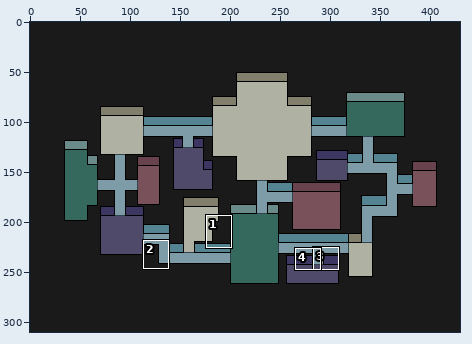
Sprite sheet, stored at client/public/amidstOurselvesAssets/map1.png. Above, an overview of the earlier version with the close-up marked.
Close-up. The starting point:
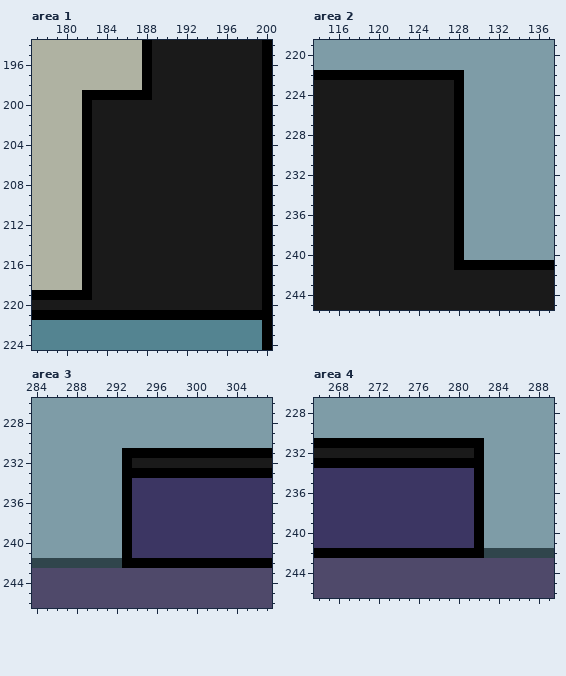
The file is 430x310 pixels. Shown: area 1: x 177..200, y 194..224; area 2: x 114..137, y 219..245; area 3: x 284..307, y 226..246; area 4: x 266..289, y 227..246. The commit also changed other parts of the picture, which this record leaves out.
The result:
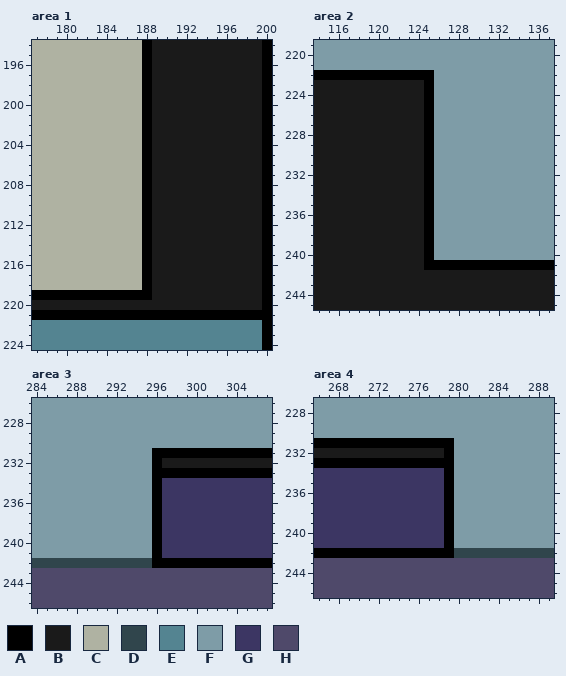
Palette (. is transparent): A #000000  B #1a1a1a  C #afb2a2  D #30454c  E #548491  F #7e9ca7  G #3c3663  H #4f496a
The edit:
Area 1:
The author changed colour B to colour A in rows 200 to 218 at x 188; in row 219 at x 183 to 188.
The author changed colour A to colour C in row 199 at x 182 to 187; in rows 200 to 218 at x 182.
The author changed colour B to colour C in rows 200 to 218 at x 183 to 187.
Area 2:
The author changed colour B to colour A in rows 223 to 240 at x 125; in row 241 at x 125 to 127.
The author changed colour A to colour F in row 222 at x 126 to 128; in rows 223 to 240 at x 128.
The author changed colour B to colour F in rows 223 to 240 at x 126 to 127.
Area 3:
The author changed colour B to colour A in row 232 at x 296.
The author changed colour G to colour A in rows 234 to 241 at x 296.
The author changed colour A to colour D in row 242 at x 293 to 295.
The author changed colour A to colour F in row 231 at x 293 to 295; in row 232 at x 293; in row 233 at x 293 to 295; in rows 234 to 241 at x 293.
The author changed colour B to colour F in row 232 at x 294 to 295.
The author changed colour G to colour F in rows 234 to 241 at x 294 to 295.
Area 4:
The author changed colour B to colour A in row 232 at x 279.
The author changed colour G to colour A in rows 234 to 241 at x 279.
The author changed colour A to colour D in row 242 at x 280 to 282.
The author changed colour A to colour F in row 231 at x 280 to 282; in row 232 at x 282; in row 233 at x 280 to 282; in rows 234 to 241 at x 282.
The author changed colour B to colour F in row 232 at x 280 to 281.
The author changed colour G to colour F in rows 234 to 241 at x 280 to 281.
